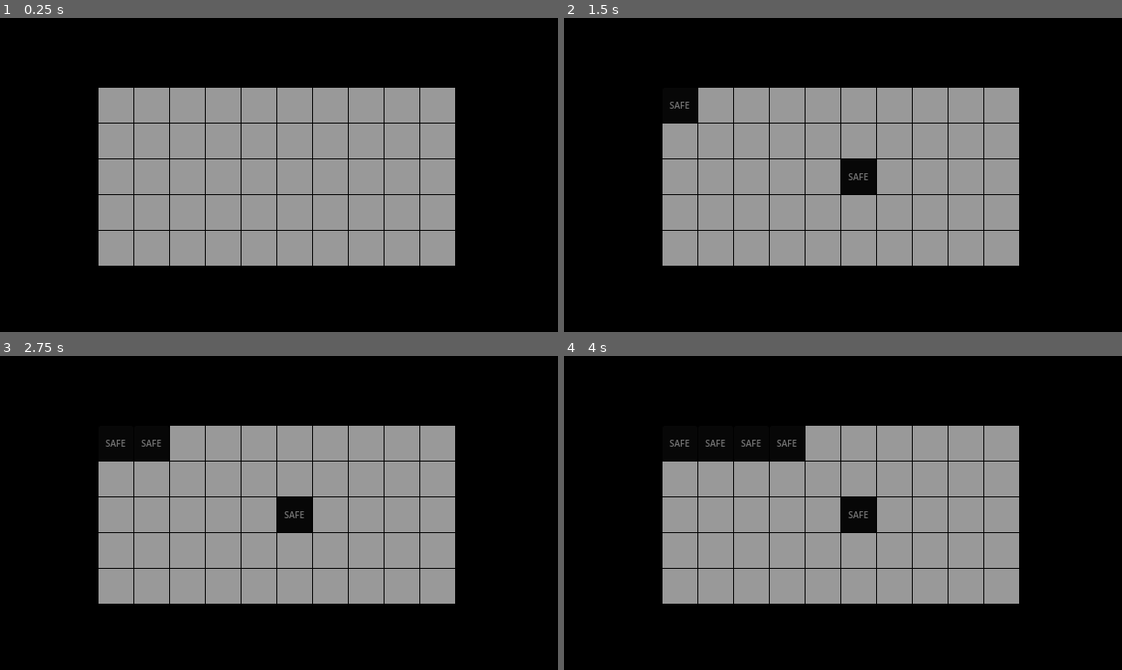
Above: before the commit, frames 1-4 (two rows, left to right).
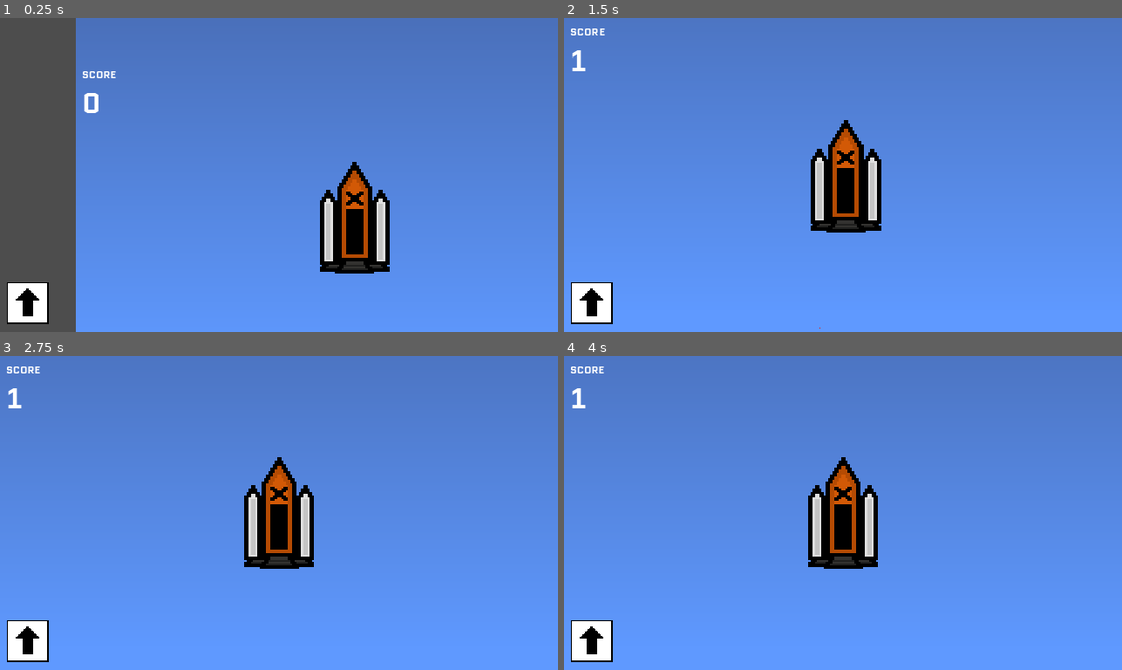
Above: after the commit, the same moments.

Repository: d3V-E/Heights
Game: Godot game, scene res://scenes/main_game.tscn
Two runs of this game, one before a commit and one after it. Both use one fixed random seed, a clock stepped at 60 frames per second and the inputs below. The project has no main scene, so this scene is started directly.
Inputs (mouse positions are in pixels of both pictures, inside the frame that each line leads up to):
- Up to frame 1 (0.25 s): no input
- Up to frame 2 (1.5 s): click (865, 187) at 0.5 s; click (681, 105) at 1.27 s
- Up to frame 3 (2.75 s): click (150, 443) at 2.02 s
- Up to frame 4 (4 s): click (753, 443) at 2.77 s; click (787, 443) at 3.52 s

The runs differ from the first frame. In frame 1, 99% of the frame differs, in the area x 0-100%, y 0-100%; in frame 2, 99%; in frame 3, 99%; in frame 4, 99%.

Commit message:
Update 5

Diff:
--- a/scenes/main_game.tscn
+++ b/scenes/main_game.tscn
@@ -274,6 +274,7 @@
 vertical_alignment = 1
 
 [node name="CanvasM" type="CanvasLayer" parent="." unique_id=1732199049]
+visible = false
 
 [node name="Backdrop" type="Sprite2D" parent="CanvasM" unique_id=1801244576]
 position = Vector2(320, 180)
@@ -678,6 +679,9 @@
 offset_bottom = 104.0
 theme_override_font_sizes/font_size = 10
 theme_override_styles/normal = SubResource("StyleBoxFlat_kdbn0")
+
+[node name="Autosaver" type="Timer" parent="." unique_id=571010561]
+autostart = true
 
 [connection signal="button_down" from="Zoom/Rocket" to="." method="_on_rocket_button_down"]
 [connection signal="button_up" from="Zoom/Rocket" to="." method="_on_rocket_button_up"]
@@ -688,3 +692,4 @@
 [connection signal="button_up" from="Canvas/Rebirth Menu/Close Rebirth" to="." method="_on_close_rebirth_button_up"]
 [connection signal="button_down" from="Canvas/Rebirth Menu/Confirm" to="." method="_on_confirm_button_down"]
 [connection signal="button_up" from="Canvas/Rebirth Menu/Confirm" to="." method="_on_confirm_button_up"]
+[connection signal="timeout" from="Autosaver" to="." method="_on_autosaver_timeout"]
--- a/scripts/main_game.gd
+++ b/scripts/main_game.gd
@@ -18,14 +18,14 @@
 				"normal3" = 10}
 var rngnum = RandomNumberGenerator.new()
 var randomevent = {"pass" = 10000,
-					"balance" = 100,}
+					"balance" = 1,}
 var eventnum = RandomNumberGenerator.new()
 var minecount = 0
 var minecorrect = 0
 var minewrong = 0
 var mine = ""
 var minecounter = {"SAFE" : 40 ,
-					"DANGER" : 10}
+					"MINE" : 10}
 var minerng = RandomNumberGenerator.new()
 
 @onready var click : TextureButton = $Zoom/Rocket
@@ -37,7 +37,8 @@
 @onready var rebclose : TextureButton = $"Canvas/Rebirth Menu/Close Rebirth"
 @onready var confreb :TextureButton = $"Canvas/Rebirth Menu/Confirm"
 @onready var rebparticles:CPUParticles2D = $"Zoom/Rocket/Rebirth Particles"
-@onready var canvass = $CanvasM/Backdrop
+@onready var canvast = $CanvasM/Backdrop
+@onready var mminigame :Sprite2D = $CanvasM/Backdrop
 
 func clickchance():
 	rngnum.randomize()
@@ -104,6 +105,7 @@
 
 
 func _ready():
+	mminigame.visible = false
 	confreb.pivot_offset = confreb.size / 2
 	reb.visible = true
 	rebmenu.visible = false
@@ -113,7 +115,7 @@
 	load_data()
 	click.pivot_offset = click.size / 2
 	$Zoom/Score.text = str(score)
-	for c in canvass.get_children():
+	for c in canvast.get_children():
 		if c is Button:
 			c.pivot_offset = c.size / 2
 			c.button_down.connect(_on_any_button_down.bind(c))
@@ -154,6 +156,14 @@
 	if zoomclik == true:
 		zoomclik = false
 	clicked = false
+	var chosen = getrandomevent()
+	if chosen == "pass":
+		pass
+	elif chosen == "balance":
+		minecorrect = 0
+		minewrong = 0
+		mminigame.visible = true
+		newround()
 
 
 
@@ -285,6 +295,11 @@
 		minewrong += 1
 	op.disabled = true
 
+	if minewrong >= 5:
+		score -= float(score / 2)
+
+	if minecorrect >= 10:
+		mminigame.visible = false
 
 func get_mines():
 	minerng.randomize()
@@ -292,7 +307,7 @@
 	var te = 0
 
 	for k in minecounter:
-		te -= minecounter[k]
+		te += minecounter[k]
 
 	var itemlot = minerng.randi_range(1 , te)
 
@@ -302,3 +317,23 @@
 		if itemlot <= check:
 			return k
 	return "SAFE"
+
+
+func _on_autosaver_timeout():
+	emit_signal("score_changed")
+	emit_signal("multiplier_changed")
+	emit_signal("score_changed")
+	save_data()
+
+
+
+func newround():
+	minecount = 0
+	minecorrect = 0
+	minewrong = 0
+	mine = ""
+	for c in canvast.get_children():
+		if c is Button:
+			c.disabled = false
+			c.text = ""
+			c.scale = Vector2(1, 1)
Binary file added: assets/Buy button.png
Binary file added: assets/Shop Option.png
Binary file added: assets/shopline.png
